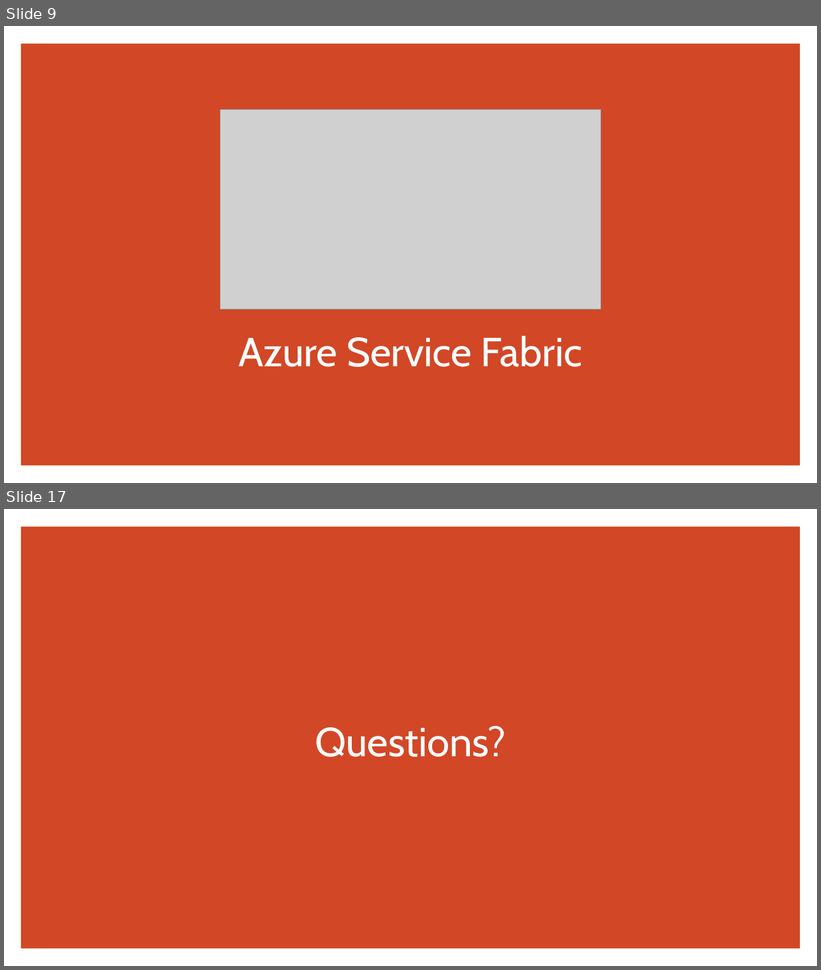
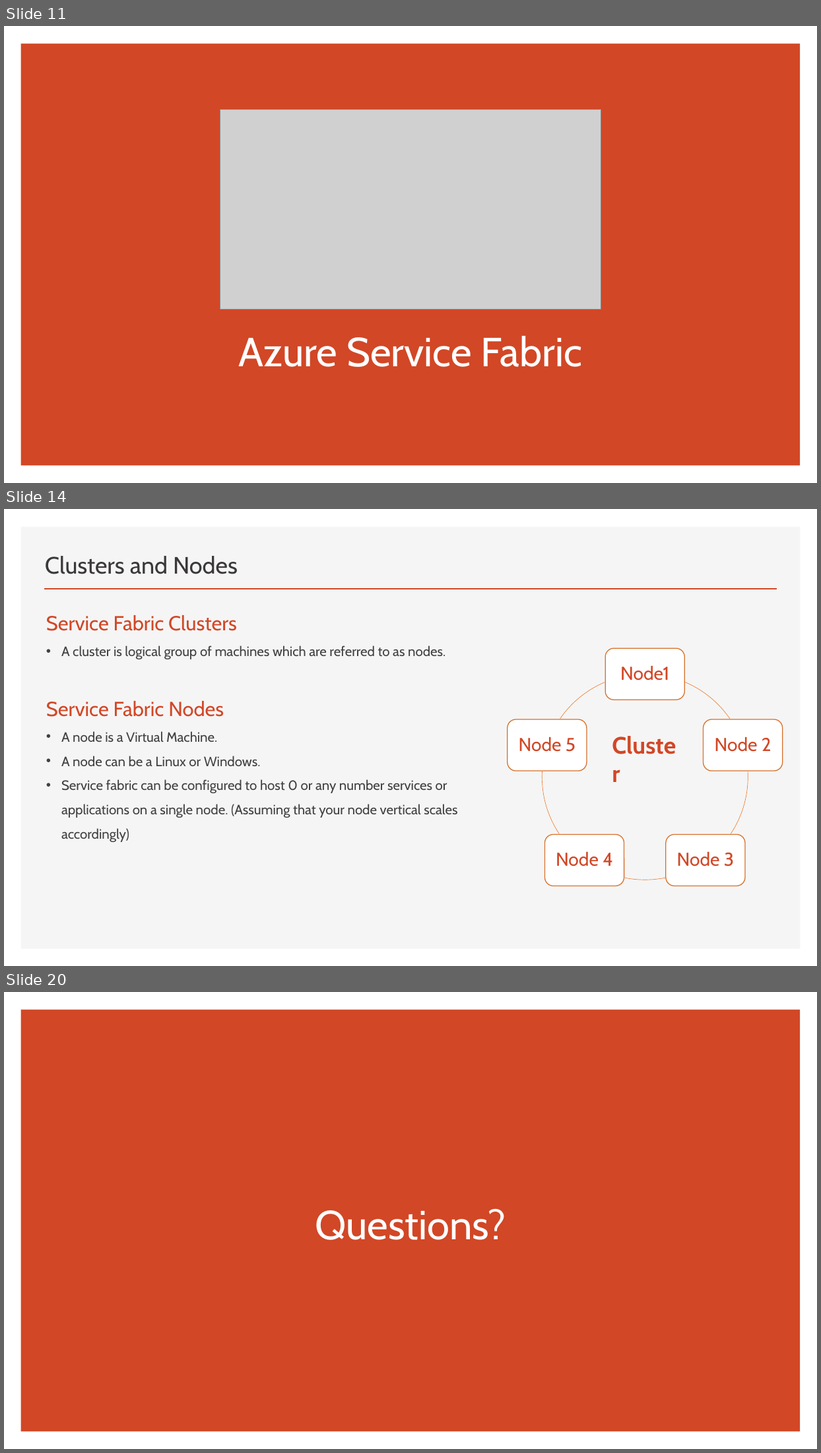
Before and after one commit to brianperera/EasyMaintain, a slide deck: Documents/MicroServices.pptx. Shown one above the other, each under a label of ours: slides 9 and 17 before the commit, slides 11, 14 and 20 after it; the slides between them are not shown. The pictures are 821x970 and 821x1453 pixels, drawn with LibreOffice and Linux fonts; fonts in the diff are those of the drawing; grey boxes stand for pictures. Boxes give left, top, right and bottom in pixels: in the first picture for what was removed or moved away, otherwise in the second. Text is boxed around its words. In the diff, an @@ line names an element or a change of style, - is before the commit and + after.

```diff
--- a/Documents/MicroServices.pptx
+++ b/Documents/MicroServices.pptx
@@ slide 14 added at (4, 509, 817, 966), background #FFFFFF @@
@@ rectangle added at (21, 527, 801, 949), fill #F5F5F5 @@
@@ title added at (45, 556, 238, 574), 28 pt, text #3B3838 @@
+Clusters and Nodes
@@ line added from (44, 589) to (777, 589), #D24726 2 pt @@
@@ text added at (46, 615, 457, 842), 16 pt, text #404040 @@
+Service Fabric Clusters
+• A cluster is logical group of machines which are referred to as nodes.
+Service Fabric Nodes
+• A node is a Virtual Machine.
+• A node can be a Linux or Windows.
+• Service fabric can be configured to host 0 or any number services or applications on a single node. (Assuming that your node vertical scales accordingly)
@@ group added at (508, 649, 783, 887): 5 rounded rectangles, 5 texts, 5 freeform shapes @@
+Node1
+Node 2
+Node 3
+Node 4
+Node 5
@@ text added at (606, 747, 689, 790), 28 pt, text #D24726, bold @@
+Cluster
@@ what was slide 9 is now slide 11 @@
@@ what was slide 17 is now slide 20 @@
```
Also in this commit, not shown: 5 slides changed, 9 other slides added, 7 slides removed.
